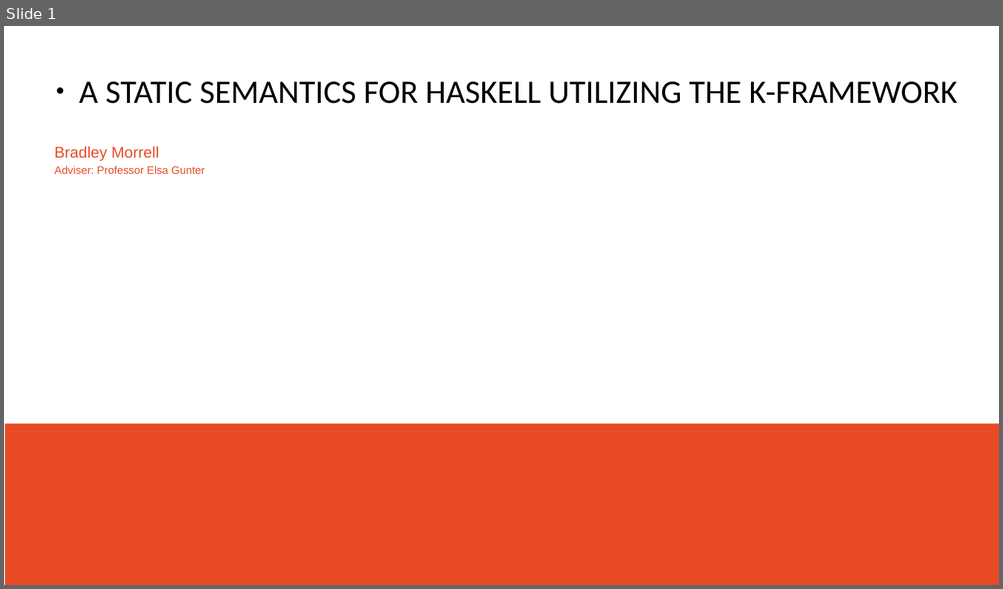
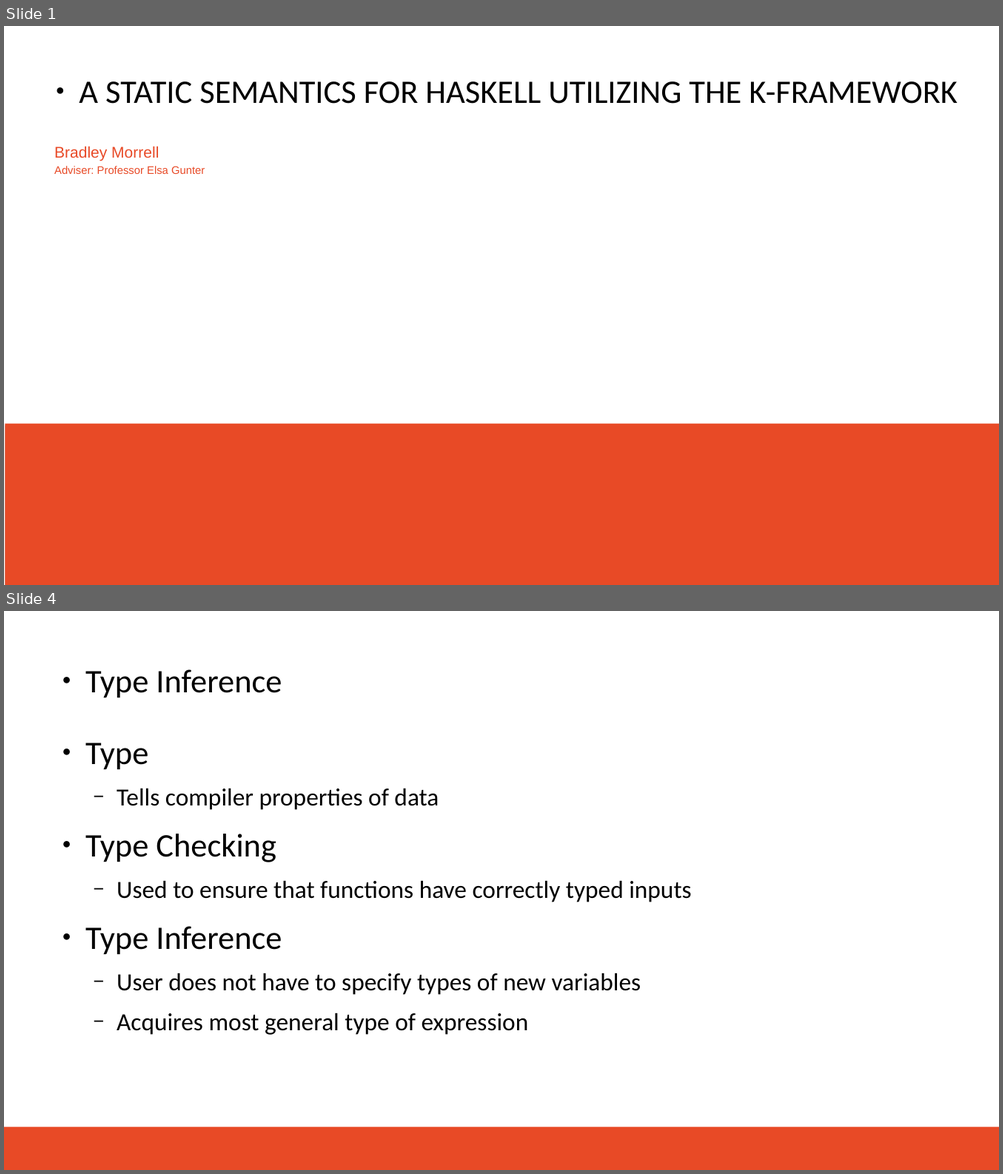
Before and after one commit to brrmorre/SeniorThesis, a slide deck: presentation/presentation.odp. Shown one above the other, each under a label of ours: slide 1 before the commit, slides 1 and 4 after it; the slides between them are not shown. The pictures are 1003x589 and 1003x1174 pixels, drawn with LibreOffice and Linux fonts; fonts in the diff are those of the drawing; background and template pictures are left out. Boxes give left, top, right and bottom in pixels: in the first picture for what was removed or moved away, otherwise in the second. Text is boxed around its words. In the diff, an @@ line names an element or a change of style, - is before the commit and + after.

```diff
--- a/presentation/presentation.odp
+++ b/presentation/presentation.odp
@@ slide 4 added at box(4, 611, 999, 1170), background #FFFFFF @@
@@ text added at box(85, 669, 282, 698), 36 pt, text #000000 @@
+● Type Inference
@@ text added at box(85, 743, 691, 1035), 27 pt, text #000000 @@
+● Type
+  − Tells compiler properties of data
+● Type Checking
+  − Used to ensure that functions have correctly typed inputs
+● Type Inference
+  − User does not have to specify types of new variables
+  − Acquires most general type of expression
@@ rectangle added at box(4, 1127, 999, 1170), fill #E84A26 @@
```
Also in this commit, not shown: 4 slides changed, 3 other slides added, 1 slide removed, 1 other file.
